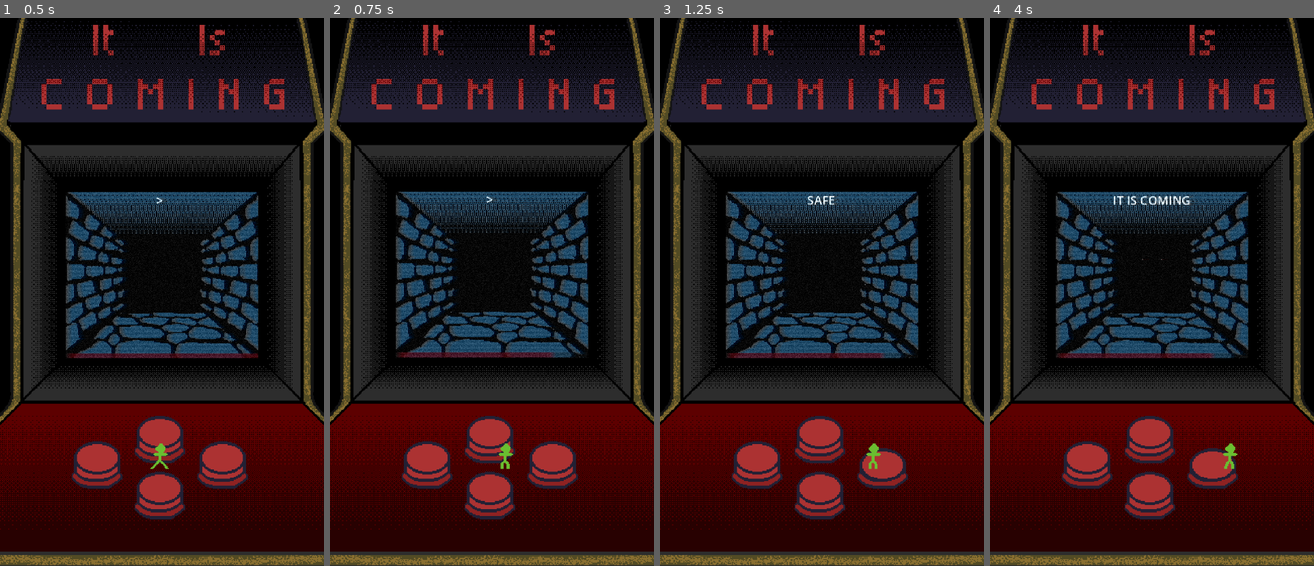
Above: before the commit, frames 1-4 (left to right).
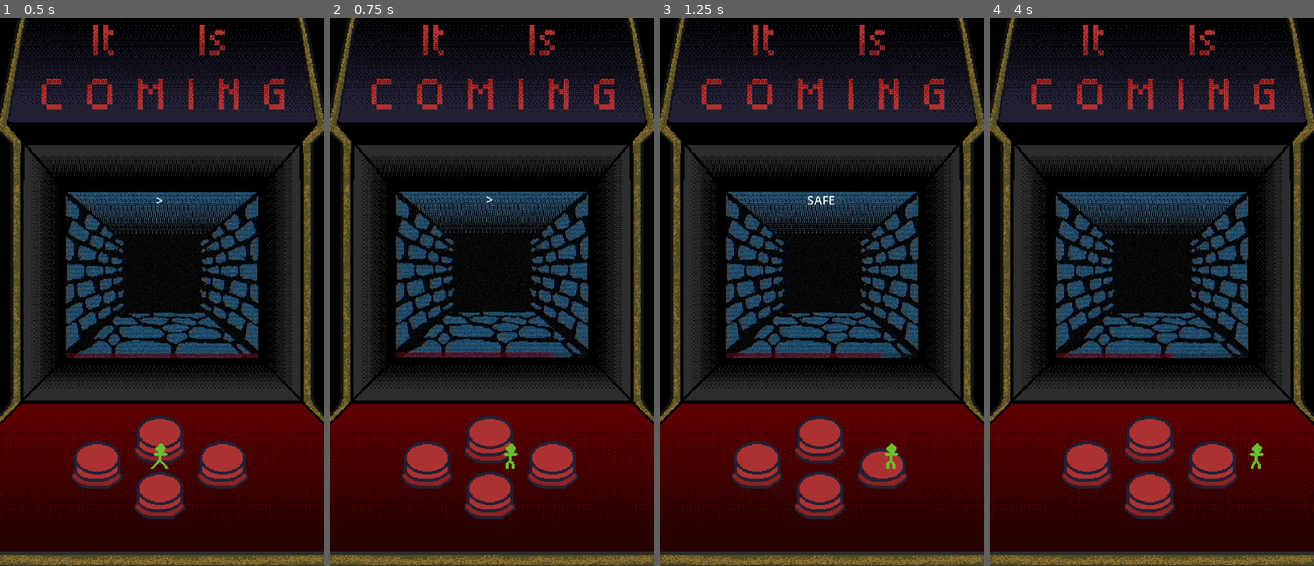
Above: after the commit, the same moments.

Repository: Sunny-Days-Ahead/It-Is-Coming
Game: Godot game, scene res://main.tscn
Two runs of this game, one before a commit and one after it. Both use one fixed random seed, a clock stepped at 60 frames per second and the inputs below. Sound files missing from this copy of the repository are replaced by a short silence.
Inputs:
- Up to frame 1 (0.5 s): no input
- Up to frame 2 (0.75 s): hold D (move_right) from 0.53 s (still down)
- Up to frame 3 (1.25 s): keep holding D (move_right)
- Up to frame 4 (4 s): release D (move_right) at 1.28 s; hold S (move_down) 1.28-2.03 s; hold D (move_right) 2.03-2.78 s; hold W (move_up) 2.78-3.53 s; hold A (move_left) from 3.53 s (still down)

Frame 1 is identical in both runs. In frame 2, 0.1% of the frame differs, in the area x 52-59%, y 77-83%; in frame 3, 0.2%; in frame 4, 0.9%, in the area x 38-85%, y 32-85%.

Commit message:
tweaking variables

Diff:
--- a/main.tscn
+++ b/main.tscn
@@ -312,7 +312,7 @@
 [node name="Player" parent="." unique_id=653608189 instance=ExtResource("1_ig7tw")]
 position = Vector2(157, 432)
 collision_mask = 6
-speed = 75.0
+speed = 100.0
 
 [node name="CabScreen" type="AnimatedSprite2D" parent="." unique_id=440551952]
 position = Vector2(160, 253)
@@ -455,10 +455,6 @@
 state_name = &"game_over"
 metadata/_custom_type_script = "uid://xmr3p4wrraye"
 
-[node name="DisplayTimeout" type="Timer" parent="StateMachine/GameOver" unique_id=687754656]
-wait_time = 1.5
-one_shot = true
-
 [connection signal="animation_finished" from="CabScreen" to="StateMachine/GameOver" method="_on_cab_screen_animation_finished"]
 [connection signal="animation_finished" from="Swipe" to="StateMachine/GameOver" method="_on_swipe_animation_finished"]
 [connection signal="finished" from="Audio/ItIsComing" to="StateMachine/Fail" method="_on_it_is_coming_finished"]
